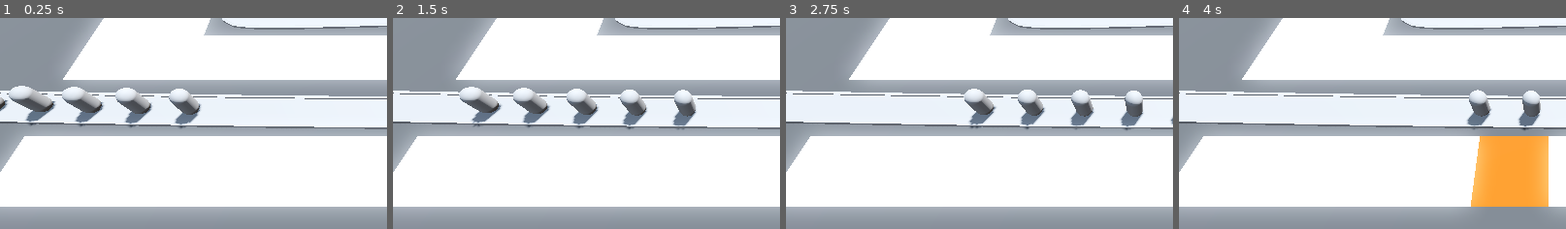
Above: before the commit, frames 1-4 (left to right).
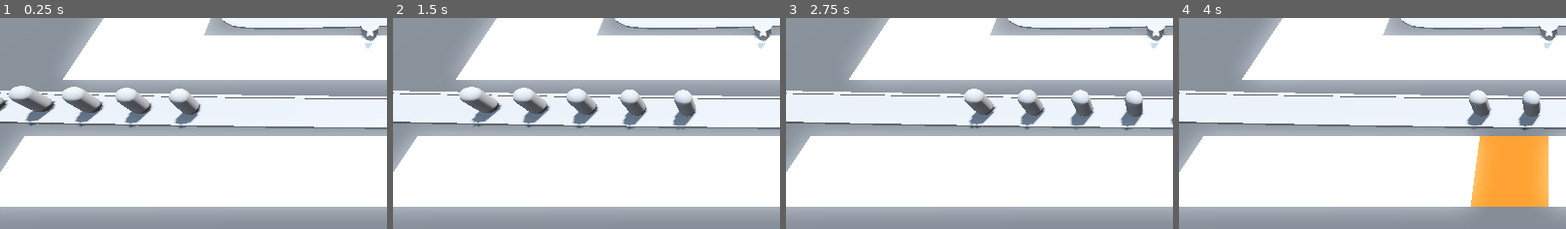
Above: after the commit, the same moments.

Repository: BerkayOzercan/Tutorial-Godot-Barbarian-Blaster
Game: Godot game, scene res://BaseLevel.tscn
The game is run twice, just before and just after one commit, with the same random seed, the same clock (stepped at 60 frames per second) and the same inputs.
Inputs (mouse positions are % of the whole screen's width and height, from its top left):
- Up to frame 1 (0.25 s): no input
- Up to frame 2 (1.5 s): move the mouse to (72, 43) at 0.52 s; click (72, 43) at 0.6 s; move the mouse to (30, 54) at 1.27 s; click (30, 54) at 1.35 s
- Up to frame 3 (2.75 s): move the mouse to (60, 26) at 2.02 s; click (60, 26) at 2.1 s
- Up to frame 4 (4 s): move the mouse to (45, 69) at 2.77 s; click (45, 69) at 2.85 s; move the mouse to (80, 64) at 3.52 s; click (80, 64) at 3.6 s
The pictures show only the part of the screen within x 2-52%, y 27-76%; the shares and areas given below are measured in that part.

The runs differ from the first frame. In frame 1, 0.3% of the frame differs, in the area x 92-98%, y 3-15%; in frame 2, 0.3%; in frame 3, 0.3%; in frame 4, 0.3%.

Commit message:
Edit : build tower

Diff:
--- a/BaseLevel.tscn
+++ b/BaseLevel.tscn
@@ -1,9 +1,11 @@
-[gd_scene load_steps=10 format=3 uid="uid://kjmmawfo02v4"]
+[gd_scene load_steps=12 format=3 uid="uid://kjmmawfo02v4"]
 
 [ext_resource type="MeshLibrary" uid="uid://dg7418af2telp" path="res://MeshLibrary/SpaceLibrary.tres" id="1_bx40k"]
 [ext_resource type="PackedScene" uid="uid://byms6vpoh0ff2" path="res://RayPickerCamera/ray_picker_camera.tscn" id="1_v4fvo"]
 [ext_resource type="PackedScene" uid="uid://bdv4s5s0bqqgj" path="res://Enemy/enemy.tscn" id="2_6j3s5"]
 [ext_resource type="PackedScene" uid="uid://b8juxl06ynioh" path="res://Base/base.tscn" id="3_1oa58"]
+[ext_resource type="Script" path="res://TurretManager.gd" id="5_b0jrk"]
+[ext_resource type="PackedScene" uid="uid://w048g87bk8jn" path="res://Turret/turret.tscn" id="6_c203q"]
 
 [sub_resource type="ProceduralSkyMaterial" id="ProceduralSkyMaterial_37rqm"]
 sky_horizon_color = Color(0.64625, 0.65575, 0.67075, 1)
@@ -28,7 +30,7 @@
 }
 point_count = 5
 
-[node name="Node3D" type="Node3D"]
+[node name="BaseLevel" type="Node3D"]
 
 [node name="WorldEnvironment" type="WorldEnvironment" parent="."]
 environment = SubResource("Environment_450cw")
@@ -121,3 +123,7 @@
 speed = 5.0
 
 [node name="Base" parent="." instance=ExtResource("3_1oa58")]
+
+[node name="TurretManager" type="Node3D" parent="."]
+script = ExtResource("5_b0jrk")
+turret = ExtResource("6_c203q")
--- /dev/null
+++ b/Turret/turret.tscn
@@ -0,0 +1,17 @@
+[gd_scene load_steps=2 format=3 uid="uid://w048g87bk8jn"]
+
+[sub_resource type="CylinderMesh" id="CylinderMesh_xrgyr"]
+
+[node name="turret" type="Node3D"]
+
+[node name="MeshInstance3D" type="MeshInstance3D" parent="."]
+transform = Transform3D(1, 0, 0, 0, 0.5, 0, 0, 0, 1, 0, 0.5, 0)
+mesh = SubResource("CylinderMesh_xrgyr")
+
+[node name="MeshInstance3D2" type="MeshInstance3D" parent="."]
+transform = Transform3D(1.25, 0, 0, 0, 0.25, 0, 0, 0, 1.25, 0, 0.75, 0)
+mesh = SubResource("CylinderMesh_xrgyr")
+
+[node name="MeshInstance3D3" type="MeshInstance3D" parent="."]
+transform = Transform3D(0.5, 0, 0, 0, -2.18557e-08, -0.5, 0, 0.5, -2.18557e-08, 0, 0.75, 0.5)
+mesh = SubResource("CylinderMesh_xrgyr")
--- /dev/null
+++ b/TurretManager.gd
@@ -0,0 +1,7 @@
+extends Node3D
+
+@export var turret: PackedScene
+
+func _ready() -> void:
+	var new_turret = turret.instantiate()
+	add_child(new_turret)
